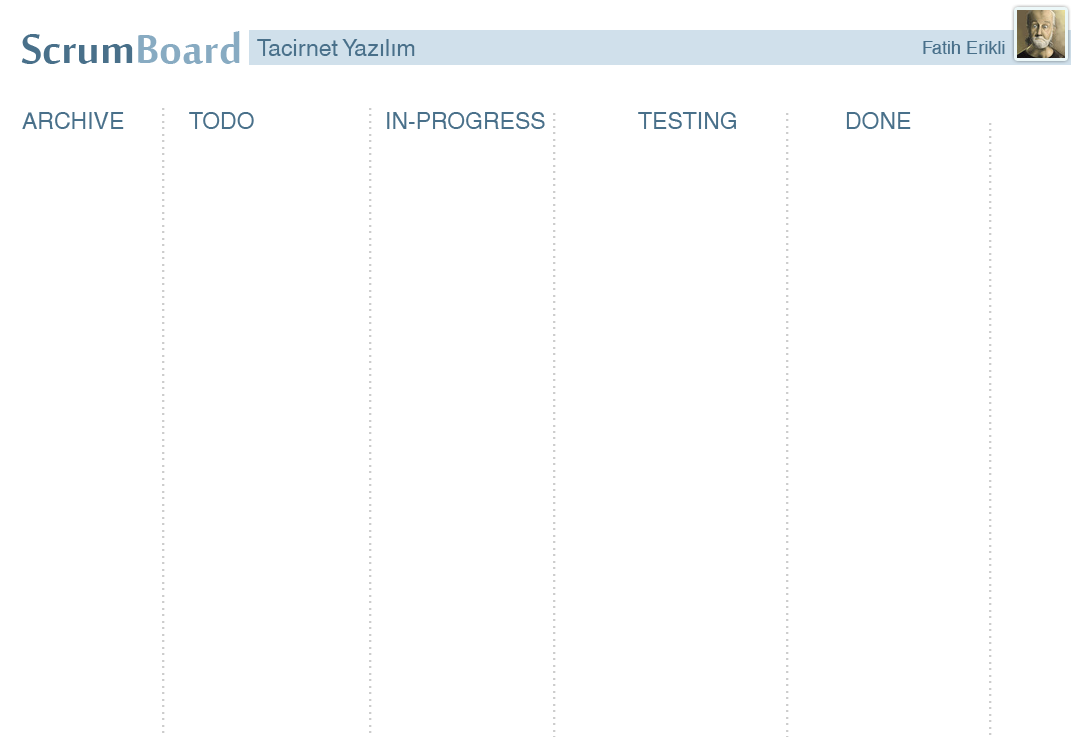
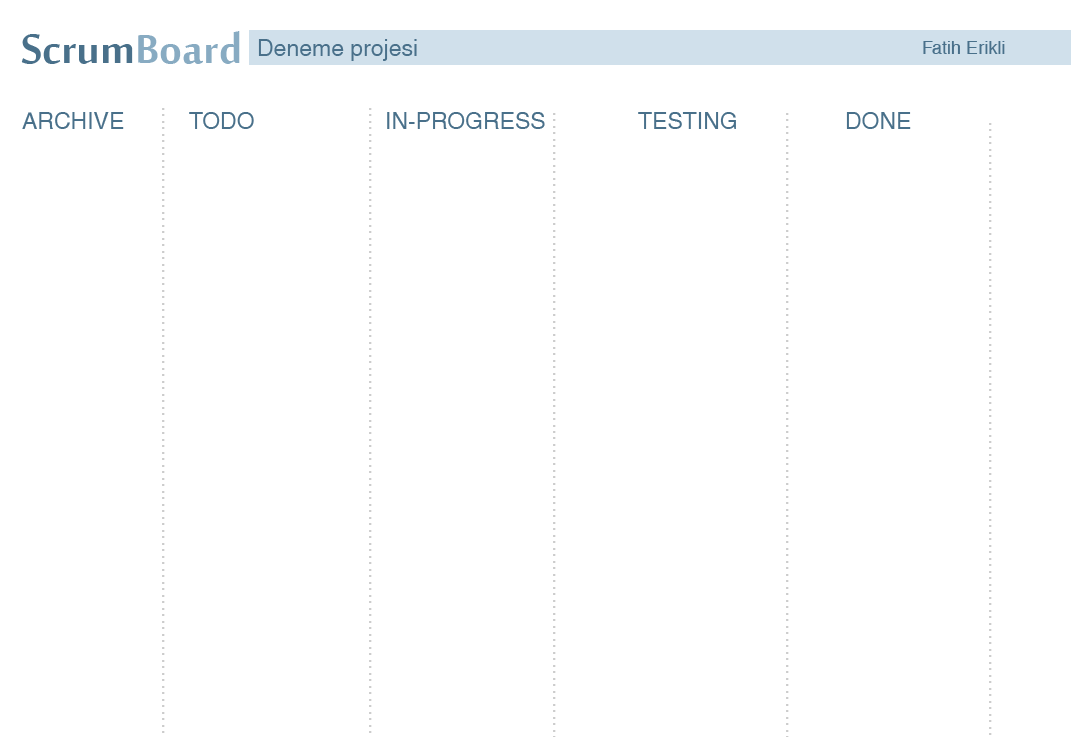
The second 1085 × 737 image is a revision of the first. Changes to its layers:
renamed "Tacirnet Yazılım" to "Deneme projesi", painted on it over [257, 39, 417, 61]
hid "Layer 3" over [1017, 10, 1065, 58]
